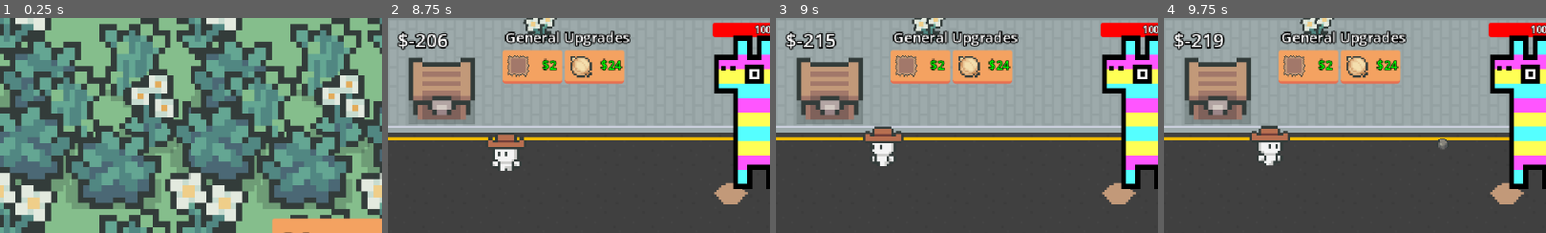
Above: before the commit, frames 1-4 (left to right).
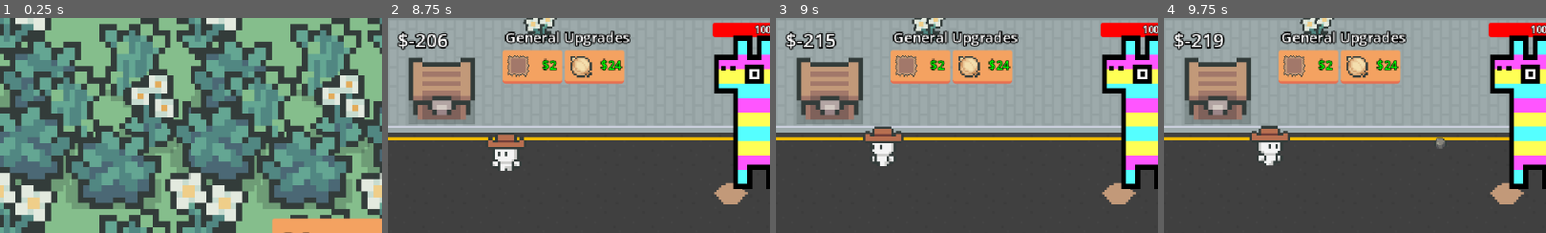
Above: after the commit, the same moments.

Repository: eric-marsh/farminata
Game: Godot game, scene res://scene/scene_switcher.tscn
Same seed, same stepped clock (60 frames per second), same inputs: the game is played once before the commit and once after it. Sound files missing from this copy of the repository are replaced by a short silence.
Inputs:
- Up to frame 1 (0.25 s): no input
- Up to frame 2 (8.75 s): click "New Game" at 0.5 s; click "$2" at 1.25 s; click "$24" at 2 s; click "$24" at 2.75 s; click "$24" at 3.5 s; click "$10" at 4.25 s; click "$10" at 5 s; click "$20" at 5.75 s; click "$20" at 6.5 s; click "$20" at 7.25 s; click "$2" at 8 s
- Up to frame 3 (9 s): click "$24" at 8.75 s
- Up to frame 4 (9.75 s): click "$10" at 9.5 s
The pictures show only the part of the screen within x 0-50%, y 0-50%; the shares and areas given below are measured in that part.

Frames 1-3 are identical in both runs. In frame 4, less than 0.1% of the frame differs, in the area x 71-75%, y 55-61%.
Error in both runs: Invalid access to property or key 'SWAY_RAND_DIR' on a base object of type 'Node (debug.gd)'. (res://flower.gd:8)

Commit message:
rock thrown rnd offset

Diff:
--- a/script/helper/attack_helper.gd
+++ b/script/helper/attack_helper.gd
@@ -87,8 +87,6 @@
 
 
 
-
-
 func start_attacking() -> void:
 	if !target_piniata:
 		return
@@ -104,6 +102,12 @@
 		dir = new_dir
 		update_animation()
 		# TODO: Use idle animation
+
+	var rnd_offset = Vector2(Util.rng.randi_range(-4, 4), Util.rng.randi_range(-16, 16))
+	if dir == Enum.Dir.Left:
+		throwable_target_position = target_piniata.piniata_center + Vector2(42, 0) + rnd_offset
+	else:
+		throwable_target_position = target_piniata.piniata_center + Vector2(-42, 0) + rnd_offset
 
 func is_attacking() -> bool:
 	return !attack_timer.is_stopped()
@@ -126,15 +130,18 @@
 	else:
 		target_piniata.hit_piniata(attack_strength * -1, throwable.global_position)
 	DamageNumber.display_number(attack_strength, throwable.global_position, Color.WHITE)
+	var rnd_offset = Vector2(Util.rng.randi_range(-4, 4), Util.rng.randi_range(-16, 16))
+	if dir == Enum.Dir.Left:
+		throwable_target_position = target_piniata.piniata_center + Vector2(42, 0) + rnd_offset
+	else:
+		throwable_target_position = target_piniata.piniata_center + Vector2(-42, 0) + rnd_offset
 
+var throwable_target_position: Vector2 = Vector2.ZERO
+var rnd_offset: float = 4.0
 func update_thowable() -> void:
 	if !target_piniata:
 		return
-	var target_position: Vector2
-	if dir == Enum.Dir.Left:
-		target_position = target_piniata.piniata_center + Vector2(42, 0)
-	else:
-		target_position = target_piniata.piniata_center + Vector2(-42, 0)
+
 
 
 	var total_time = attack_timer.wait_time
@@ -142,7 +149,7 @@
 	var t = clamp(elapsed_time / total_time, 0, 1) # Normalize from 0 to 1
 
 	# Interpolate from start to target
-	throwable.global_position = start_position.lerp(target_position, t)
+	throwable.global_position = start_position.lerp(throwable_target_position, t)
 	throwable.z_index = 15
 
 
